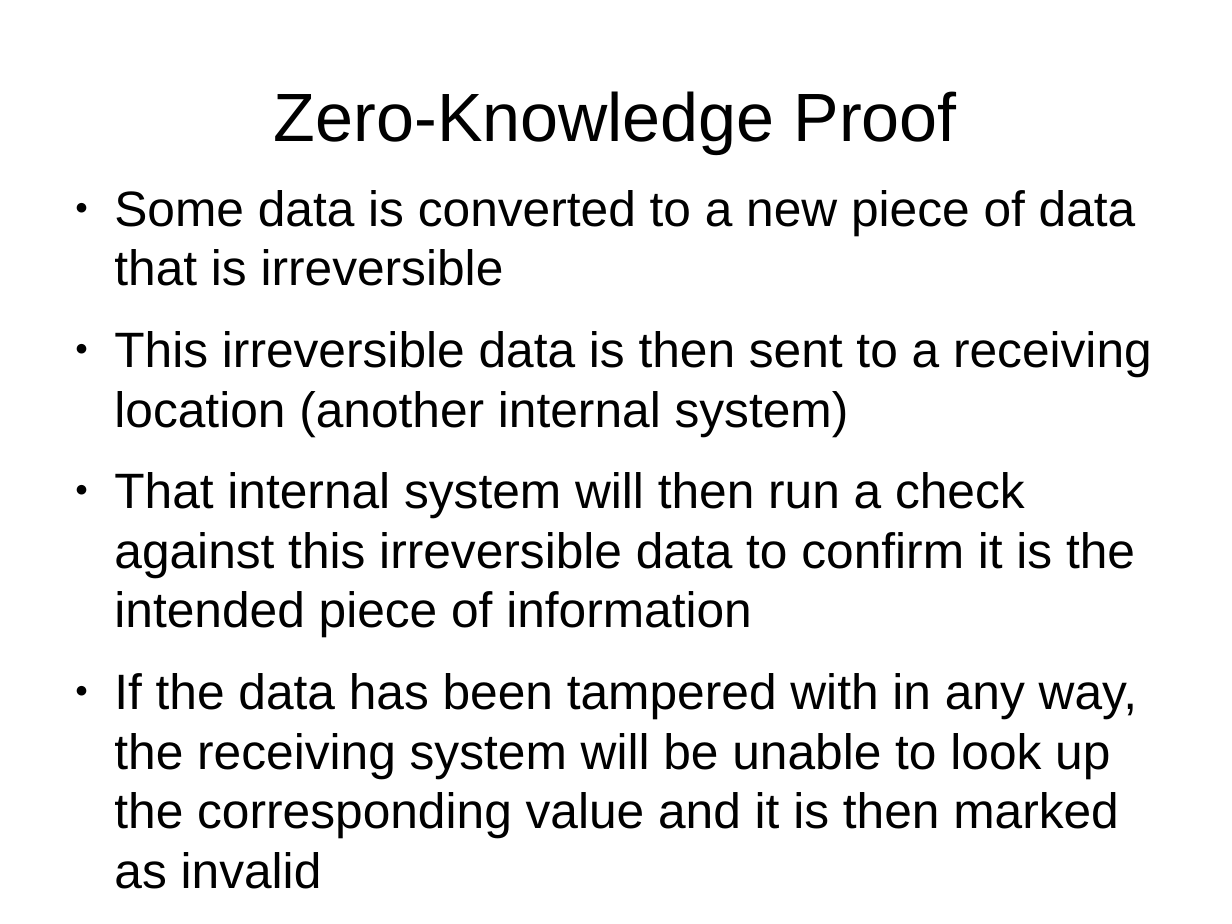
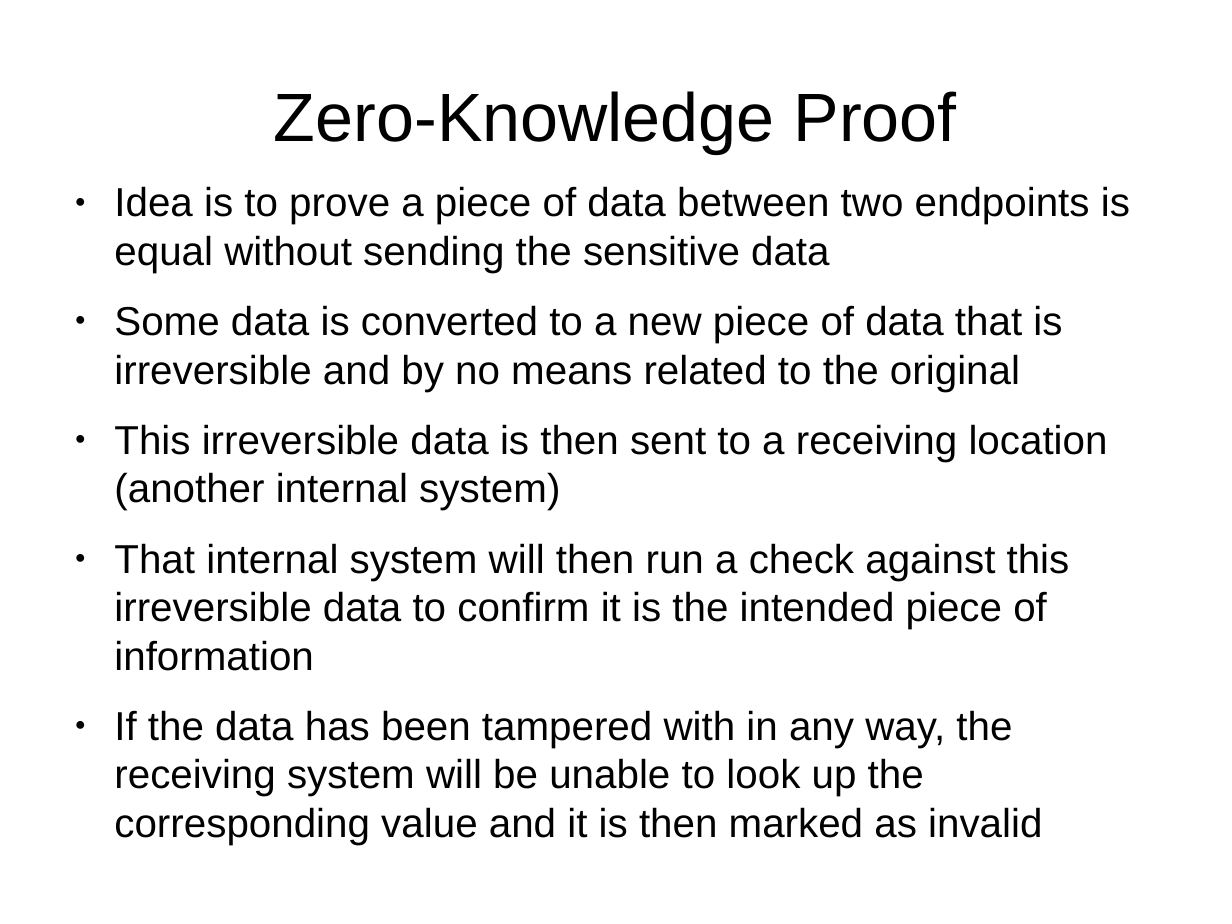
Before and after one commit to The-inside-man/tokenization-station, a slide deck: slide 4 of Presentation/TokenizationStation.odp. Drawn at 1232x924 pixels with LibreOffice and Linux fonts; fonts in the diff are those of the drawing. Boxes give left, top, right and bottom in pixels: in the first picture for what was removed or moved away, otherwise in the second. Text is boxed around its words. In the diff, an @@ line names an element or a change of style, - is before the commit and + after.

```diff
--- a/Presentation/TokenizationStation.odp
+++ b/Presentation/TokenizationStation.odp
@@ text at [114,186,1130,392]: text changed; size 32 to 26 pt @@
-● Some data is converted to a new piece of data that is irreversible
+● Idea is to prove a piece of data between two endpoints is equal without sending the sensitive data
+● Some data is converted to a new piece of data that is irreversible and by no means related to the original
@@ text at [114,424,1108,796]: size 32 to 26 pt in "This irreversible data is then sent to ...", "That internal system will then run a ...", "If the data has been tampered with ..." @@
```
Also in this commit, not shown: 3 other slides changed, 6 other files.
